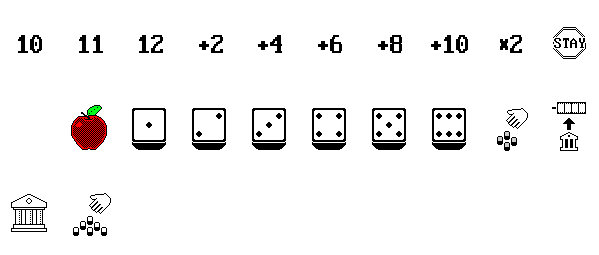
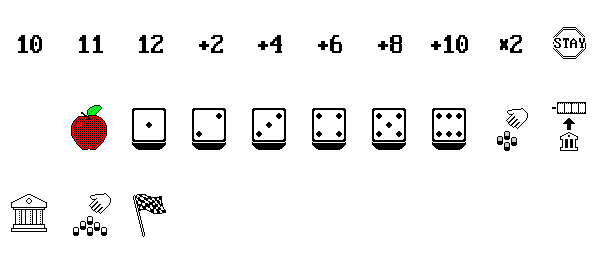
Comparing the layer stacks of the two w=599, h=255 images. Changes:
painted on "Livello incollato" over box(133, 194, 166, 237)
